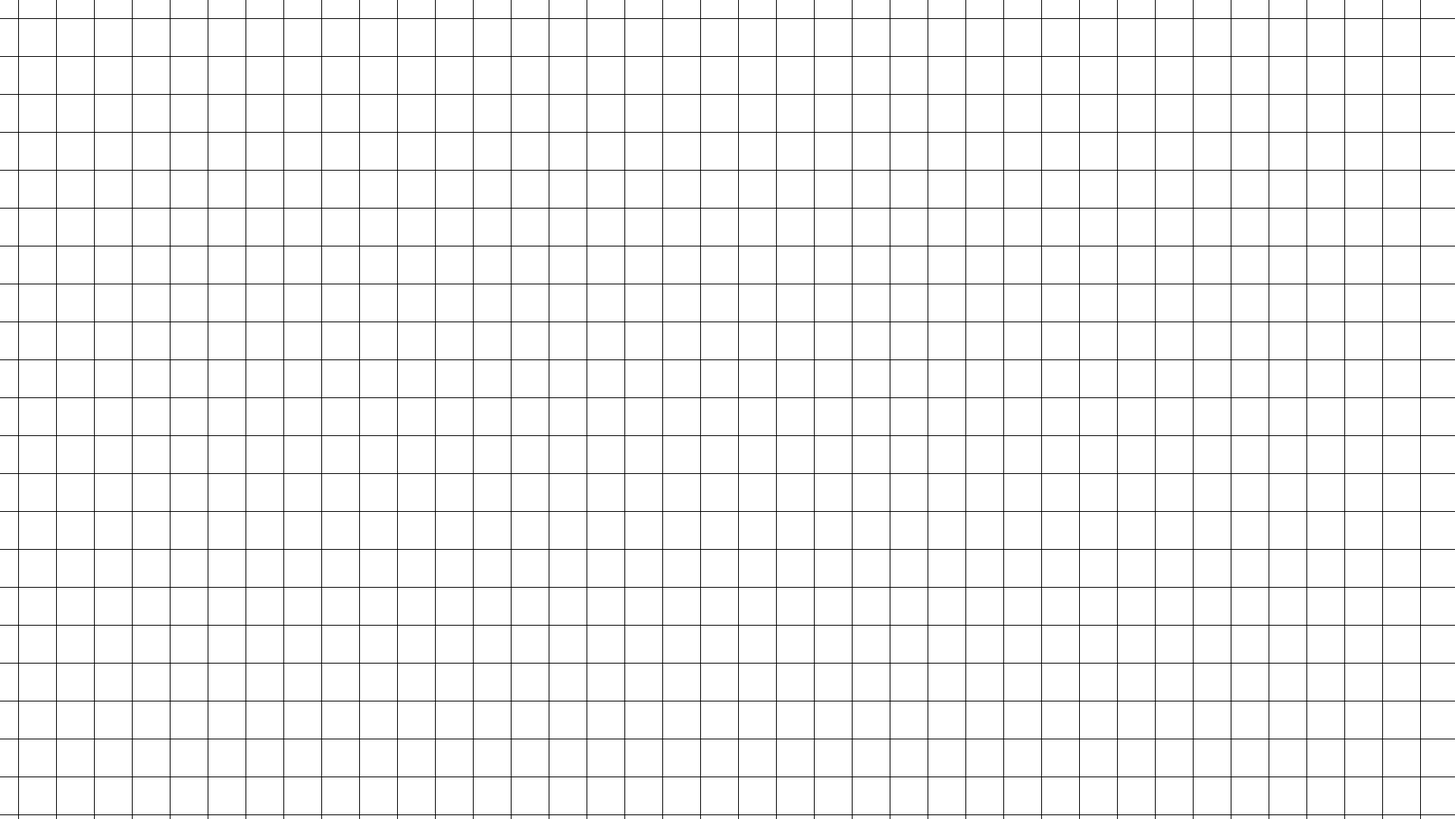
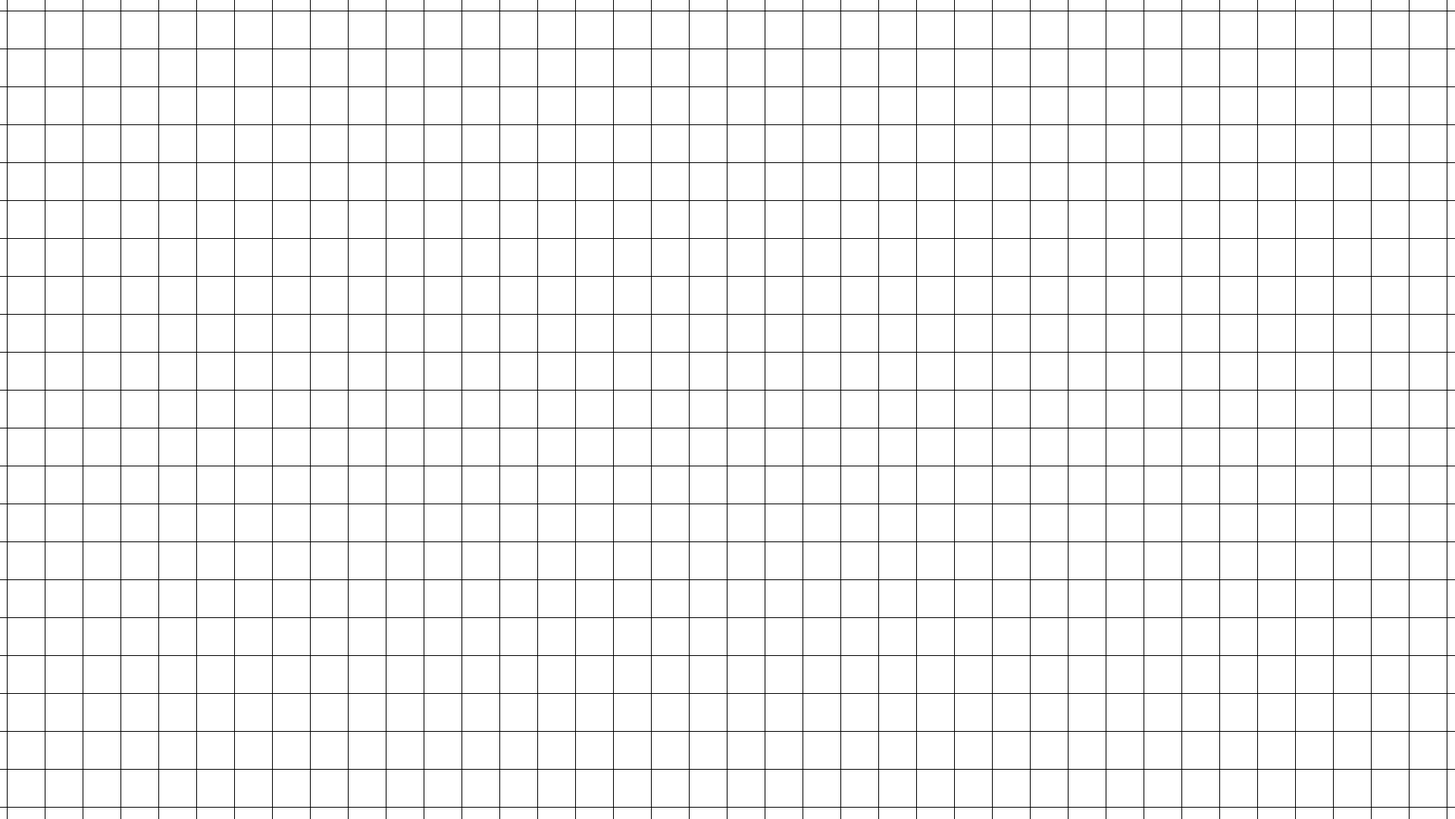
Revision of a layered 1455 × 819 image; what changed, layer by layer:
renamed "Capa 4" to "Cuadrícula", painted on it over [0, 0, 1455, 819]
